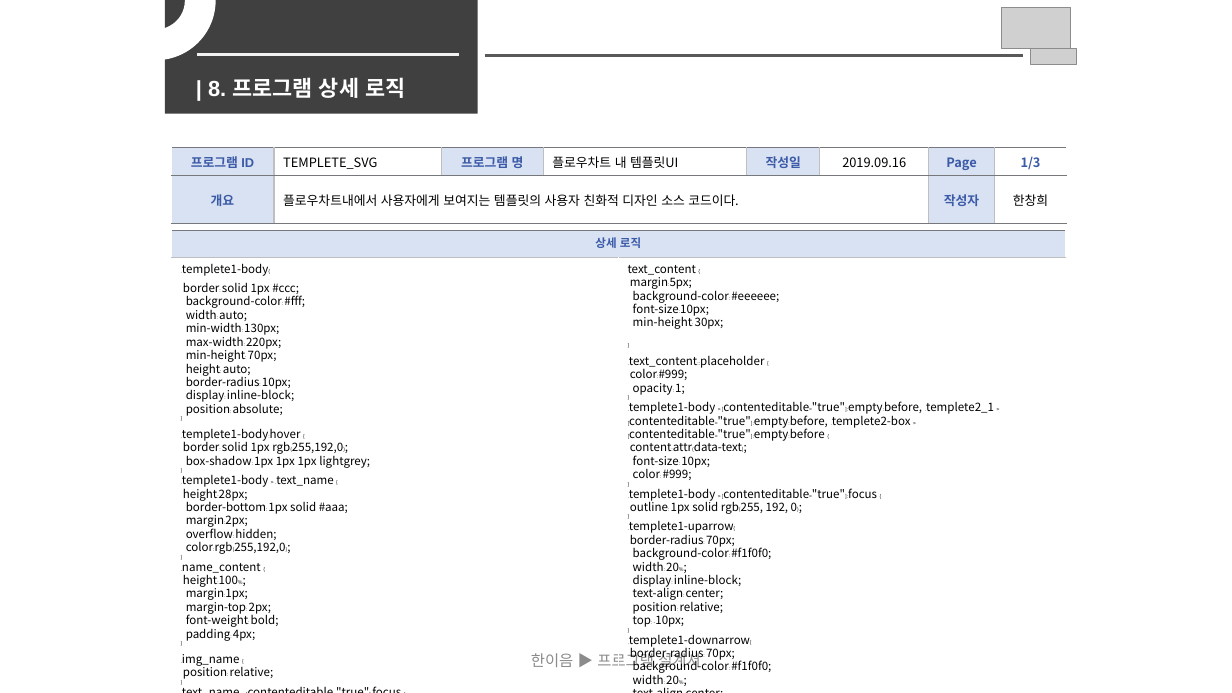
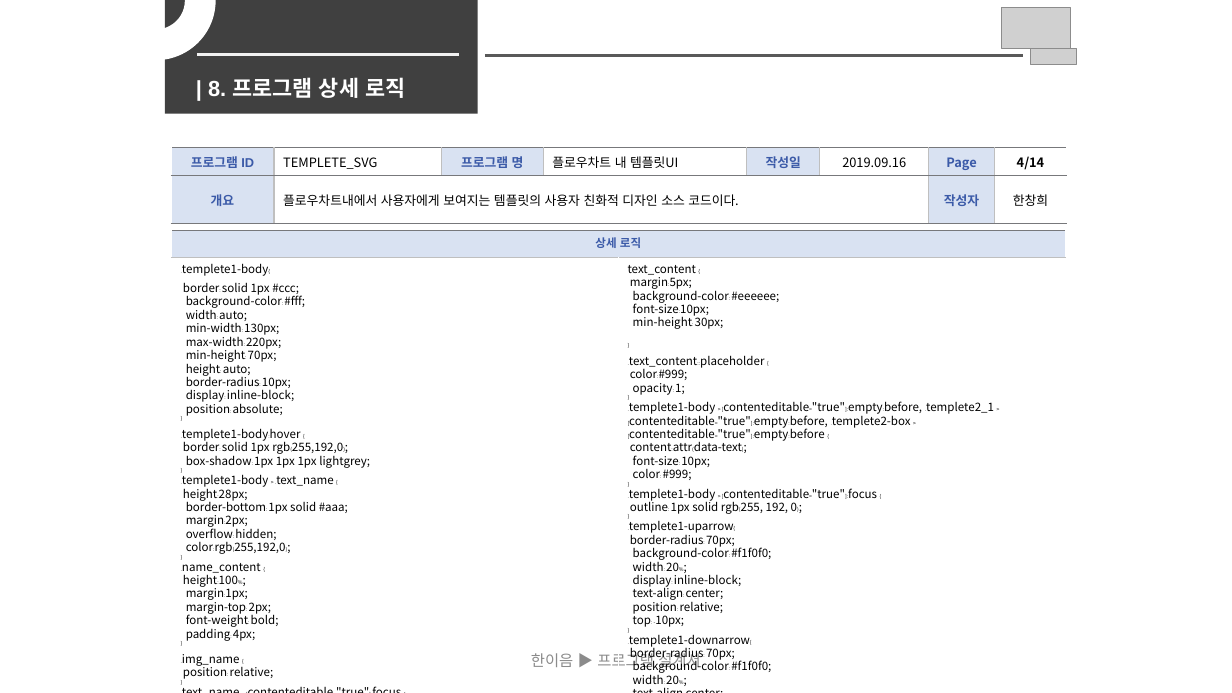
Before and after one commit to Hanswind/smuhill, a slide deck: slide 4 of documents/Output_Documents/개발산출물.pptx (slide 6 before the commit). Drawn at 1232x693 pixels with LibreOffice and Linux fonts; fonts in the diff are those of the drawing; grey boxes stand for pictures. Boxes give left, top, right and bottom in pixels: in the first picture for what was removed or moved away, otherwise in the second. Text is boxed around its words. In the diff, an @@ line names an element or a change of style, - is before the commit and + after.

```diff
--- a/documents/Output_Documents/개발산출물.pptx
+++ b/documents/Output_Documents/개발산출물.pptx
@@ table at box(171, 148, 1067, 224) @@
-row 1, column 8: 1/3
+row 1, column 8: 4/14
```
Also in this commit, not shown: 11 other slides changed, 2 slides added, 2 slides removed, 2 other files.
